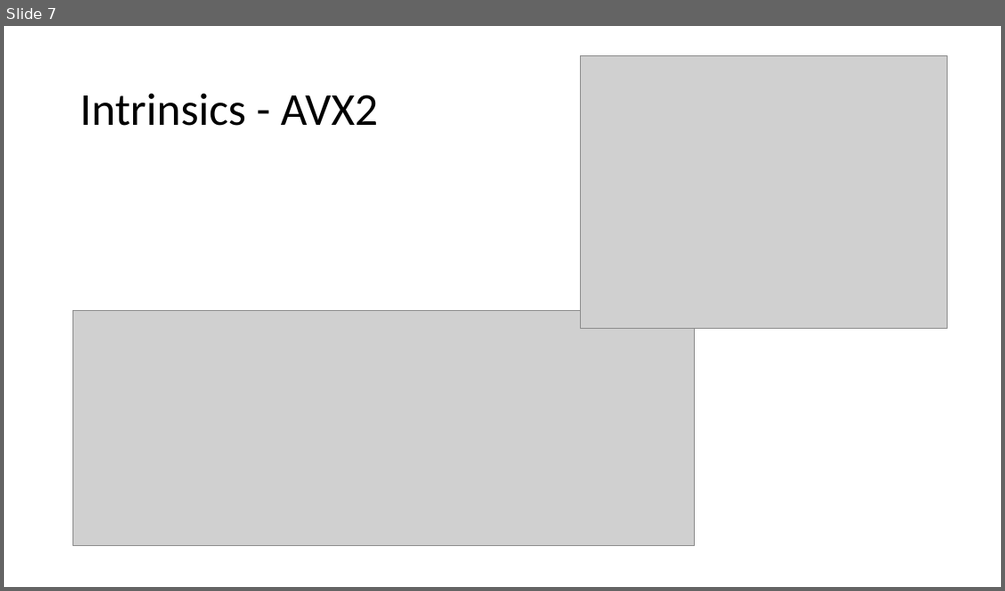
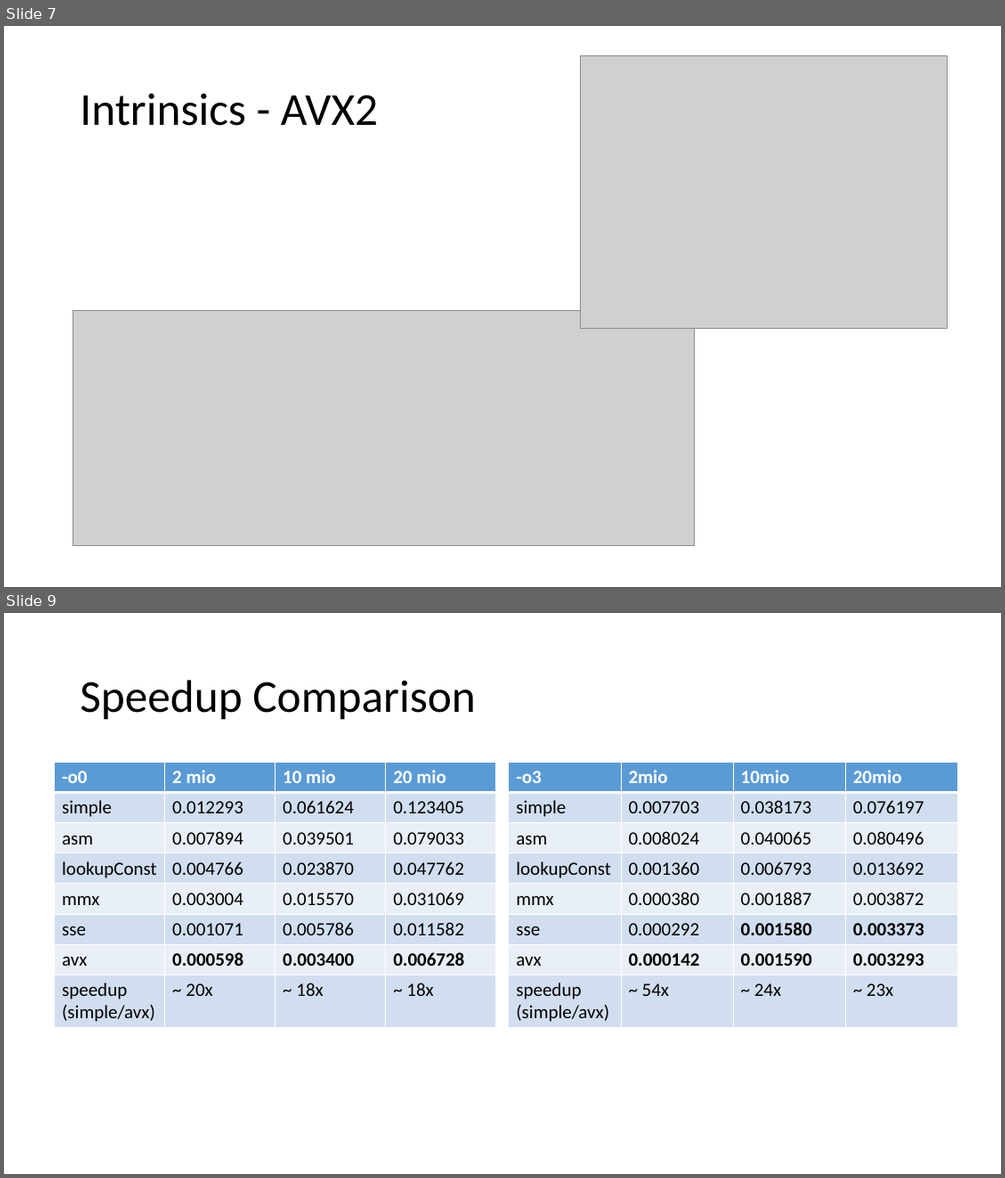
Before and after one commit to fuchst/Mikroprozessoren, a slide deck: ex1/Presentations/Microprocessors-ex1.pptx. Shown one above the other, each under a label of ours: slide 7 before the commit, slides 7 and 9 after it; the slides between them are not shown. The pictures are 1005x591 and 1005x1178 pixels, drawn with LibreOffice and Linux fonts; fonts in the diff are those of the drawing; grey boxes stand for pictures. Boxes give left, top, right and bottom in pixels: in the first picture for what was removed or moved away, otherwise in the second. Text is boxed around its words. In the diff, an @@ line names an element or a change of style, - is before the commit and + after.

Commit message:
Added Graphs, Tables to presentation

```diff
--- a/ex1/Presentations/Microprocessors-ex1.pptx
+++ b/ex1/Presentations/Microprocessors-ex1.pptx
@@ slide 9 added at (4,613,1001,1174), background #FFFFFF @@
@@ title added at (80,680,476,720), 44 pt, text #000000 @@
+Speedup Comparison
@@ table added at (55,763,498,1027), 8 rows, 4 columns @@
+-o0 | 2 mio | 10 mio | 20 mio
+simple | 0.012293 | 0.061624 | 0.123405
+asm | 0.007894 | 0.039501 | 0.079033
+lookupConst | 0.004766 | 0.023870 | 0.047762
+mmx | 0.003004 | 0.015570 | 0.031069
+sse | 0.001071 | 0.005786 | 0.011582
+avx | 0.000598 | 0.003400 | 0.006728
+speedup / (simple/avx) | ~ 20x | ~ 18x | ~ 18x
@@ table added at (509,763,957,1027), 8 rows, 4 columns @@
+-o3 | 2mio | 10mio | 20mio
+simple | 0.007703 | 0.038173 | 0.076197
+asm | 0.008024 | 0.040065 | 0.080496
+lookupConst | 0.001360 | 0.006793 | 0.013692
+mmx | 0.000380 | 0.001887 | 0.003872
+sse | 0.000292 | 0.001580 | 0.003373
+avx | 0.000142 | 0.001590 | 0.003293
+speedup / (simple/avx) | ~ 54x | ~ 24x | ~ 23x
```
Also in this commit, not shown: 1 other slide added, 1 slide removed.
